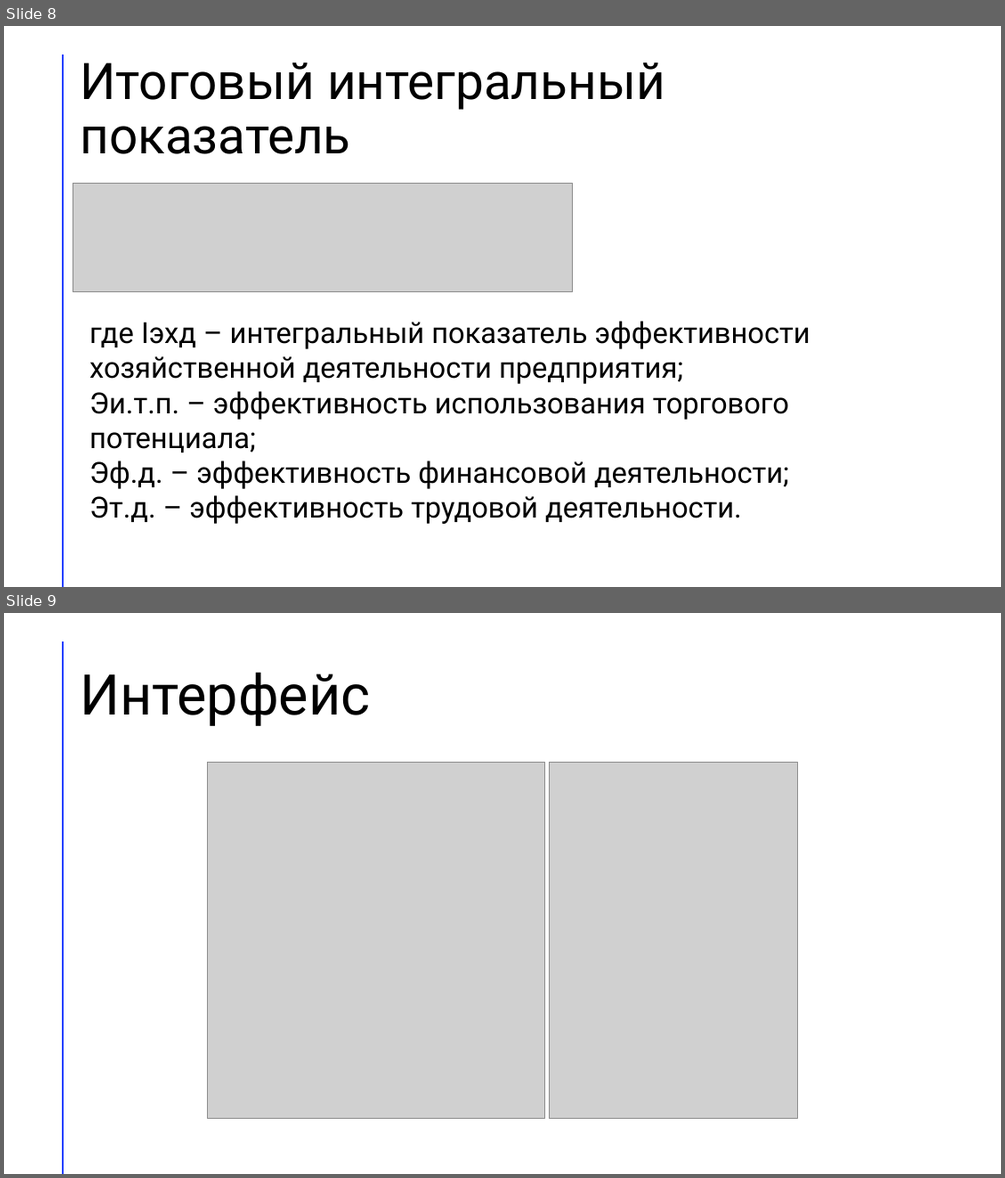
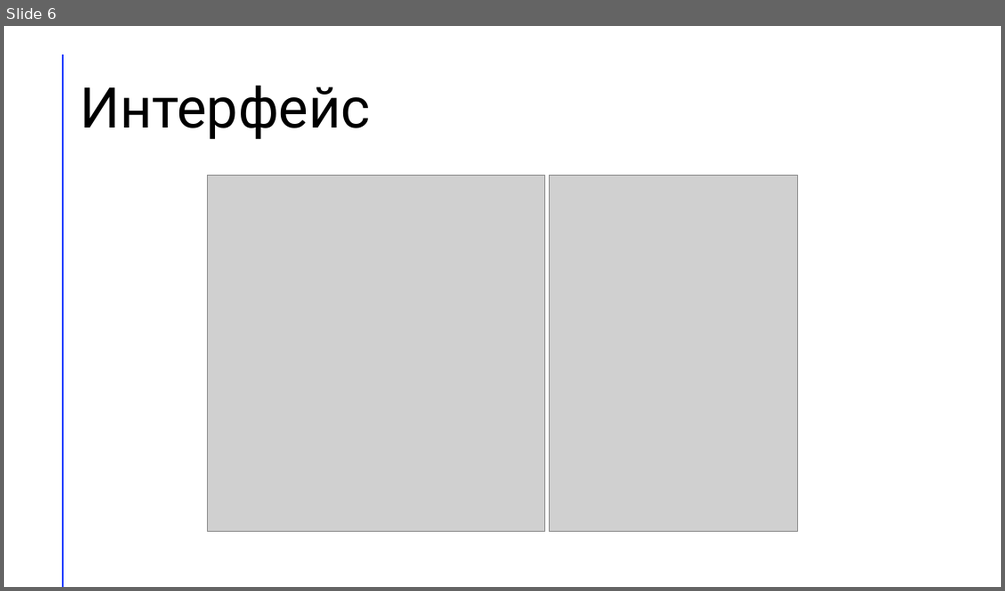
Before and after one commit to n2kkrd/books, a slide deck: DiplomKatya/KatyaDiplomPresent.pptx. Shown one above the other, each under a label of ours: slides 8 and 9 before the commit, slide 6 after it. The pictures are 1005x1178 and 1005x591 pixels, drawn with LibreOffice and Linux fonts; fonts in the diff are those of the drawing; grey boxes stand for pictures. Boxes give left, top, right and bottom in pixels: in the first picture for what was removed or moved away, otherwise in the second. Text is boxed around its words. In the diff, an @@ line names an element or a change of style, - is before the commit and + after.

```diff
--- a/DiplomKatya/KatyaDiplomPresent.pptx
+++ b/DiplomKatya/KatyaDiplomPresent.pptx
@@ slide 8 removed at (4,26,1001,587), background #FFFFFF; not listed: 1 template element that a slide beside it also shows @@
@@ title removed at (80,62,665,154) @@
-Итоговый интегральный показатель
@@ picture removed at (73,183,573,292) @@
@@ text removed at (89,321,810,524) @@
-где Iэхд – интегральный показатель эффективности хозяйственной деятельности предприятия;
-Эи.т.п. – эффективность использования торгового потенциала;
-Эф.д. – эффективность финансовой деятельности;
-Эт.д. – эффективность трудовой деятельности.
@@ what was slide 9 is now slide 6 @@
```
Also in this commit, not shown: 5 slides changed, 7 slides added, 5 other slides removed, 7 other files.
